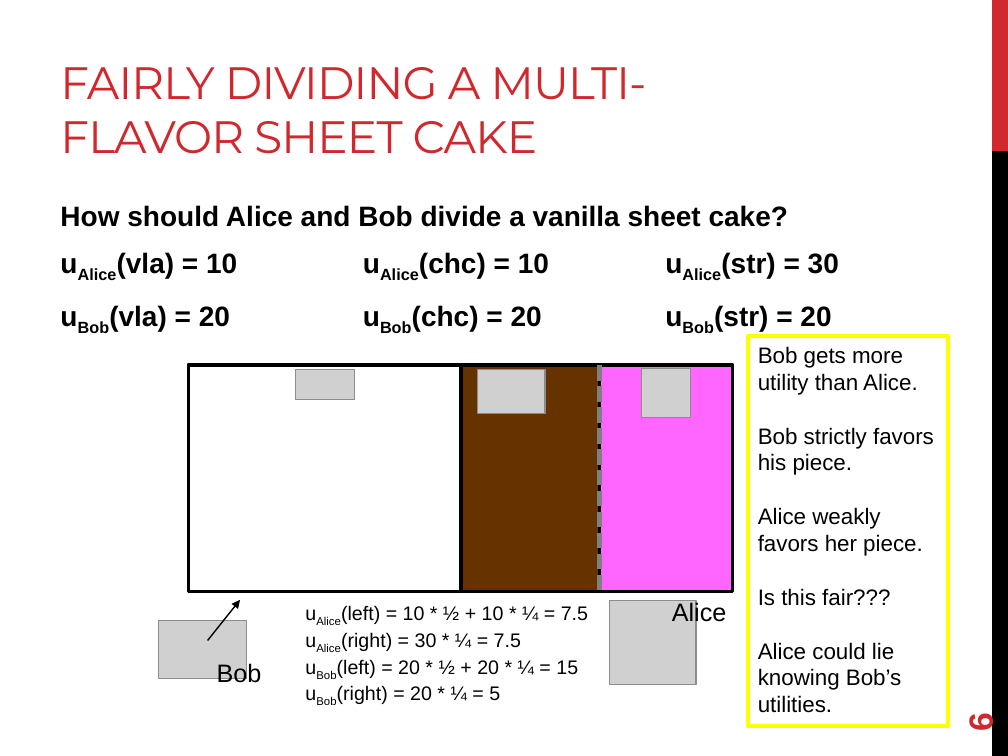
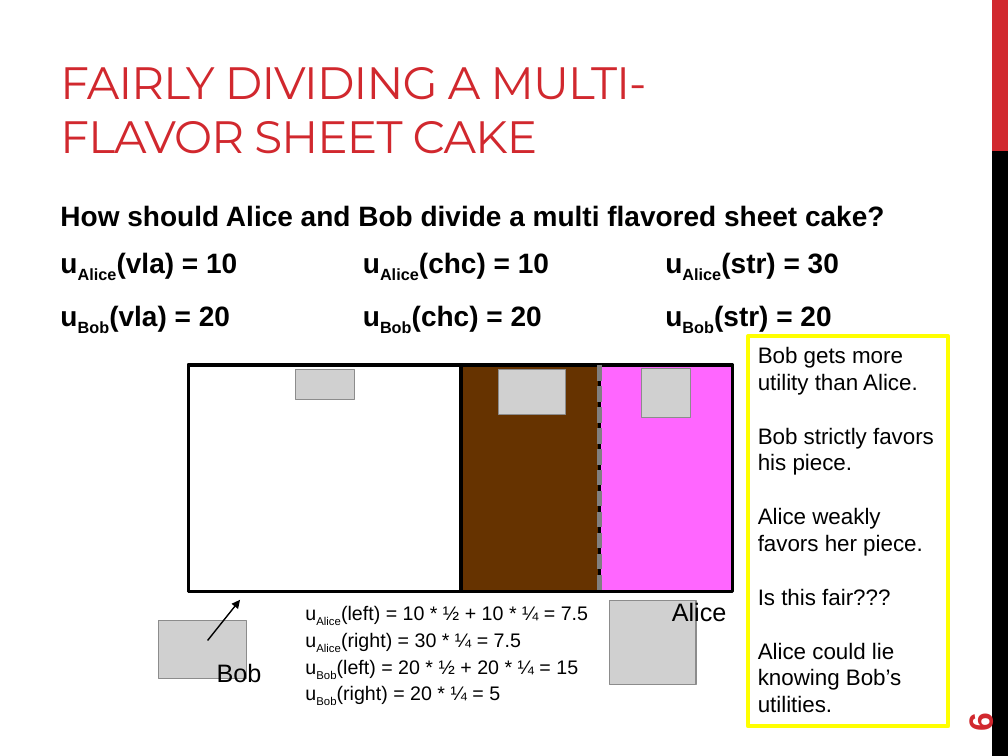
Before and after one commit to mech-design/mech-design.github.io, a slide deck: slide 6 of lecs/cmsc498t_s2022_lec13+14+15_knittel.pptx. Drawn at 1008x756 pixels with LibreOffice and Linux fonts; fonts in the diff are those of the drawing; grey boxes stand for pictures. Boxes give left, top, right and bottom in pixels: in the first picture for what was removed or moved away, otherwise in the second. Text is boxed around its words. In the diff, an @@ line names an element or a change of style, - is before the commit and + after.

```diff
--- a/lecs/cmsc498t_s2022_lec13+14+15_knittel.pptx
+++ b/lecs/cmsc498t_s2022_lec13+14+15_knittel.pptx
@@ text at bbox=[60, 205, 884, 227]: text changed @@
-How should Alice and Bob divide a vanilla sheet cake?
+How should Alice and Bob divide a multi flavored sheet cake?
@@ picture: place and size @@
-picture at bbox=[478, 369, 545, 413]
+picture at bbox=[499, 370, 566, 414]
```
Also in this commit, not shown: 2 other slides changed, 1 other file.
